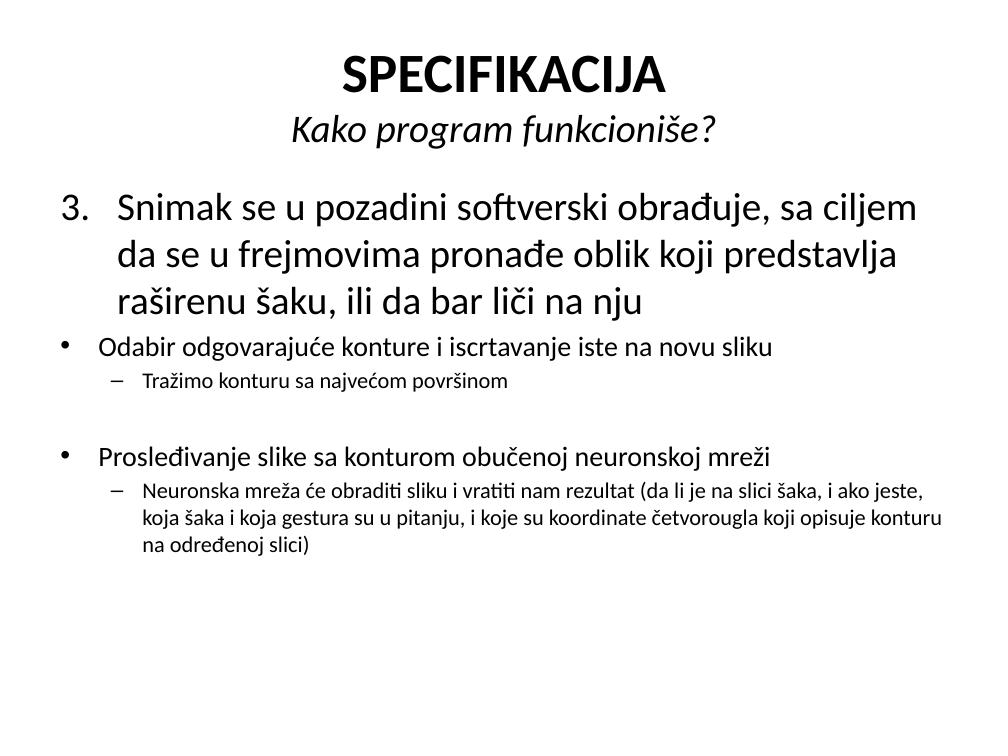
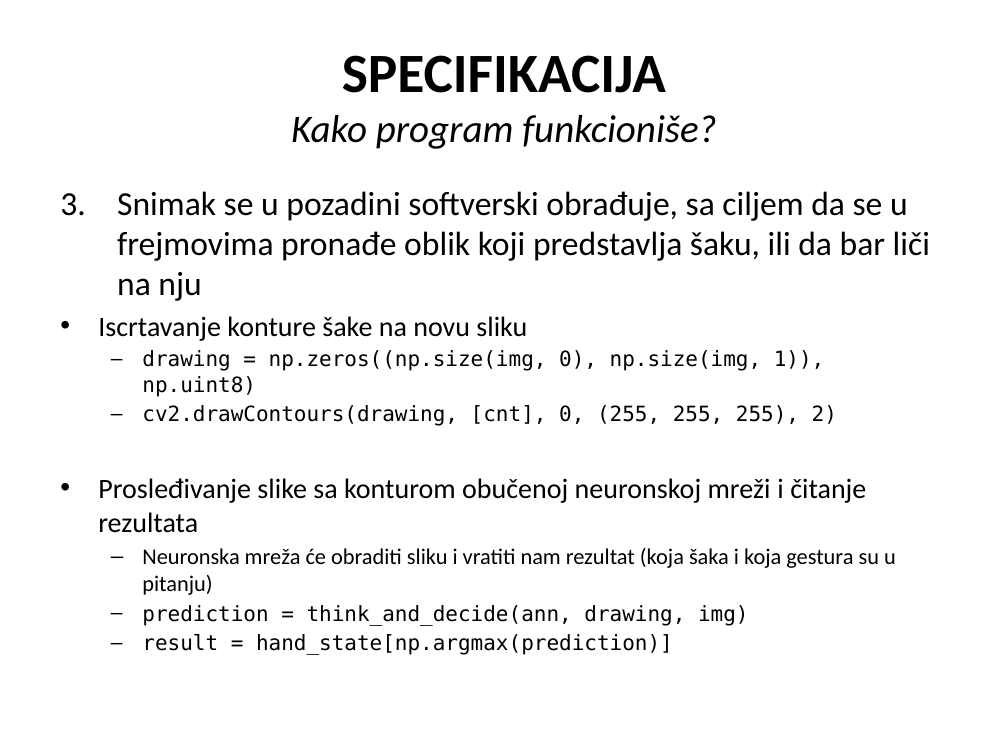
Before and after one commit to cLaki/UseTheForce, a slide deck: slide 11 of Upravljanje računarom na osnovu pokreta snimljenih web kamerom.pptx (slide 6 before the commit). Drawn at 1008x756 pixels with LibreOffice and Linux fonts; fonts in the diff are those of the drawing. Boxes give left, top, right and bottom in pixels: in the first picture for what was removed or moved away, otherwise in the second. Text is boxed around its words. In the diff, an @@ line names an element or a change of style, - is before the commit and + after.

```diff
--- a/Upravljanje računarom na osnovu pokreta snimljenih web kamerom.pptx
+++ b/Upravljanje računarom na osnovu pokreta snimljenih web kamerom.pptx
@@ text at bbox=[98, 191, 930, 655]: text changed; size 16 to 15 pt @@
-3. Snimak se u pozadini softverski obrađuje, sa ciljem da se u frejmovima pronađe oblik koji predstavlja raširenu šaku, ili da bar liči na nju
-• Odabir odgovarajuće konture i iscrtavanje iste na novu sliku
-  – Tražimo konturu sa najvećom površinom
-• Prosleđivanje slike sa konturom obučenoj neuronskoj mreži
-  – Neuronska mreža će obraditi sliku i vratiti nam rezultat (da li je na slici šaka, i ako jeste, koja šaka i koja gestura su u pitanju, i koje su koordinate četvorougla koji opisuje konturu na određenoj slici)
+3. Snimak se u pozadini softverski obrađuje, sa ciljem da se u frejmovima pronađe oblik koji predstavlja šaku, ili da bar liči na nju
+• Iscrtavanje konture šake na novu sliku
+  – drawing = np.zeros((np.size(img, 0), np.size(img, 1)), np.uint8)
+  – cv2.drawContours(drawing, [cnt], 0, (255, 255, 255), 2)
+• Prosleđivanje slike sa konturom obučenoj neuronskoj mreži i čitanje rezultata
+  – Neuronska mreža će obraditi sliku i vratiti nam rezultat (koja šaka i koja gestura su u pitanju)
+  – prediction = think_and_decide(ann, drawing, img)
+  – result = hand_state[np.argmax(prediction)]
```
Also in this commit, not shown: 8 other slides changed, 6 slides added, 4 slides removed, 16 other files.
